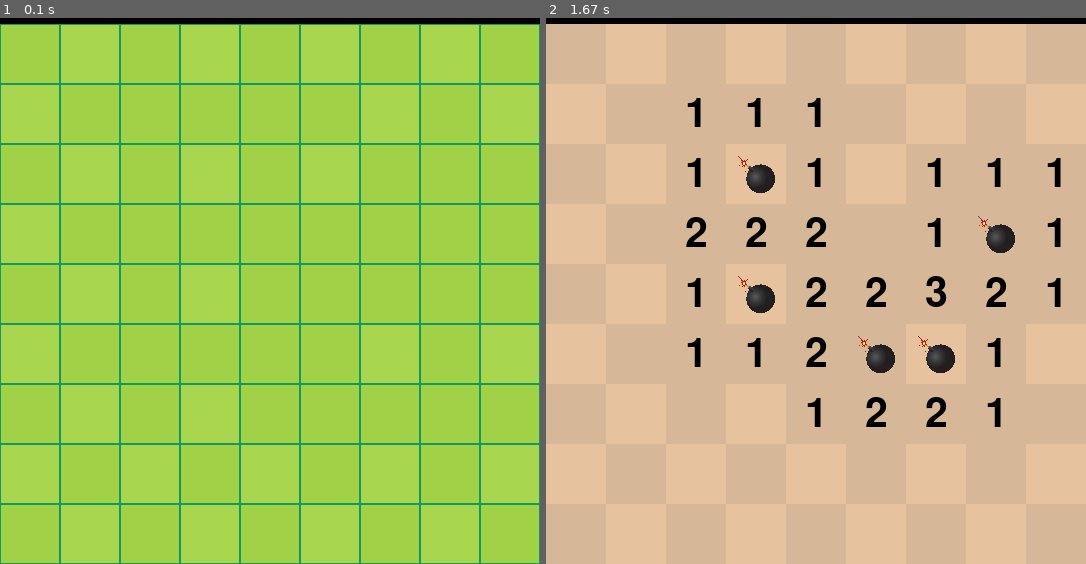
Above: before the commit, frames 1-2 (left to right).
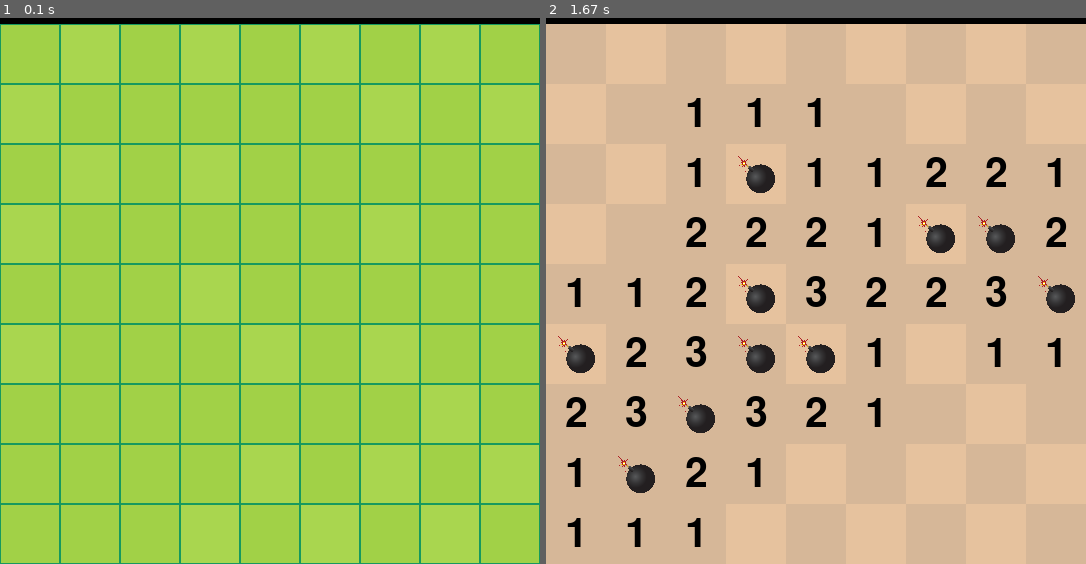
Above: after the commit, the same moments.

Repository: Cr3ativeCod3r/Sapper-OOP_Pygame
Game: pygame game, started from main.py
The game is run twice, just before and just after one commit, with the same random seed, the same clock (stepped at 60 frames per second) and the same inputs.
Inputs (mouse positions are in pixels of both pictures, inside the frame that each line leads up to):
- Up to frame 1 (0.1 s): no input
- Up to frame 2 (1.67 s): click (988, 225) at 0.38 s; click (648, 149) at 0.72 s; click (880, 301) at 1.05 s

The runs differ from the first frame. In frame 2, 5.0% of the frame differs, in the area x 2-98%, y 25-97%.

Commit message:
fill flood algorithm

Diff:
--- a/game_logic.py
+++ b/game_logic.py
@@ -4,53 +4,6 @@
     for row in board:
         for block in row:
             block.clicked()
-
-
-
-# def add_numbers_to_board(board, rows, cols):
-
-#     def check_borders(r, c):
-#         if r < 0 or r >= rows:
-#             return False
-#         if c < 0 or c >= cols:
-#             return False
-#         return board[r][c].type == "Bomb"
-
-#     def check_fileds(r,c):
-#         bombs = 0
-
-#         if check_borders(r,c+1):
-#             bombs+=1
-#         if check_borders(r,c-1):
-#             bombs+=1
-#         if check_borders(r+1,c-1):
-#             bombs+=1
-#         if check_borders(r+1,c):
-#             bombs+=1
-#         if check_borders(r+1,c+1):
-#             bombs+=1
-#         if check_borders(r-1,c+1):
-#             bombs+=1
-#         if check_borders(r-1,c):
-#             bombs+=1
-#         if check_borders(r-1,c-1):
-#             bombs+=1
-
-#         return bombs
-
-#     for r in range(rows):
-#         for c in range(cols):
-#             field = board[r][c]
-#             if field.type == "Empty":
-#                 number_of_bombs = check_fileds(r, c)
-#                 if number_of_bombs > 0:
-#                    board[r][c] = Number(board[r][c].screen, board[r][c].color,
-#                                          board[r][c].x, board[r][c].y,
-#                                          board[r][c].size, number_of_bombs)
-
-#     return board
-
-
 
 def add_numbers_to_board(board, rows, cols):
 
@@ -79,3 +32,30 @@
                                          board[r][c].size, n)
 
     return board
+
+
+def indexes_of_neighbour_blocks(row, col, board):
+
+    indexes = []
+    visited = set()
+
+    def flood_fill(x, y):
+        if x < 0 or x >= 9 or y < 0 or y >= 9: return
+        if (x, y) in visited: return
+
+        visited.add((x,y))
+        if board[x][y].type != "Empty":
+            if board[x][y].type == "Number":
+                indexes.append([x, y])
+            return
+
+        indexes.append([x,y])
+
+        flood_fill(x-1, y)
+        flood_fill(x+1, y)
+        flood_fill(x, y+1)
+        flood_fill(x, y-1)
+
+    flood_fill(row, col)
+
+    return indexes
--- a/main.py
+++ b/main.py
@@ -3,7 +3,7 @@
 import sys
 import pygame
 import random
-from game_logic import show_all, add_numbers_to_board
+from game_logic import show_all, add_numbers_to_board, indexes_of_neighbour_blocks
 
 pygame.init()
 
@@ -13,7 +13,7 @@
 BLOCK_SIZE = 60
 WIDTH = GRID_SIZE * BLOCK_SIZE
 HEIGHT = WIDTH + MENU_HEIGHT
-BOMB_COUNT = 5
+BOMB_COUNT = 10
 
 # ====== WINDOW ======
 window = Screen()
@@ -60,13 +60,20 @@
             row = (mouse_y - MENU_HEIGHT) // BLOCK_SIZE
 
             if 0 <= row < GRID_SIZE and 0 <= col < GRID_SIZE:
+
                 block = board[row][col]
 
-                if event.button == 1 and block.flag is None:
-                    block.clicked()
+                if block.flag is None:
+                    if event.button == 1 and block.type == "Number":
+                        block.clicked()
 
-                if event.button == 1 and block.flag is None and block.type == "Bomb":
-                    show_all(board)
+                    if event.button == 1 and block.type == "Empty":
+                        to_open = indexes_of_neighbour_blocks(row, col, board)
+                        for (row, col) in to_open:
+                            board[row][col].clicked()
+
+                    if event.button == 1 and block.type == "Bomb":
+                        show_all(board)
 
                 if event.button == 3 and not block.revealed:
                     block.put_flag()
